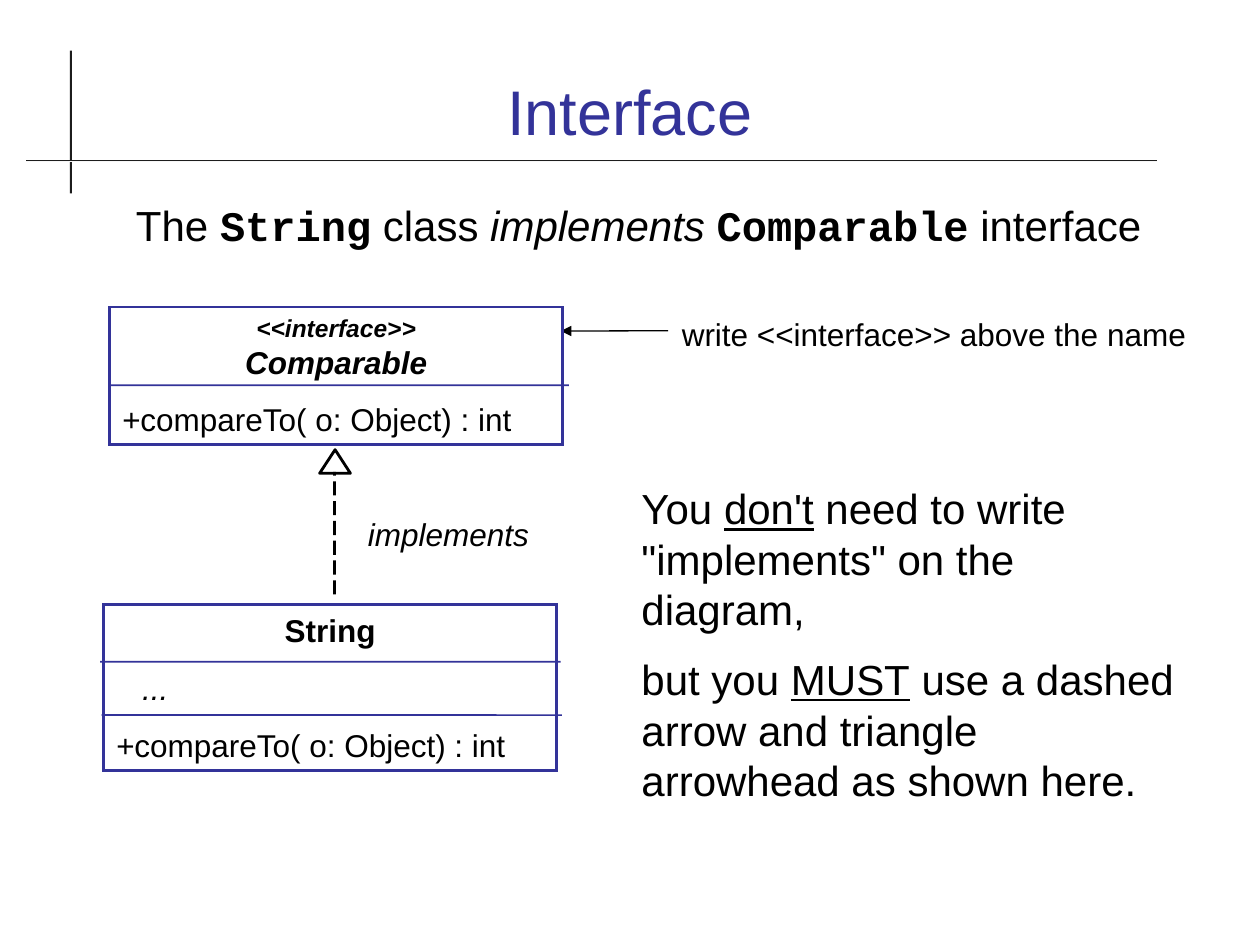
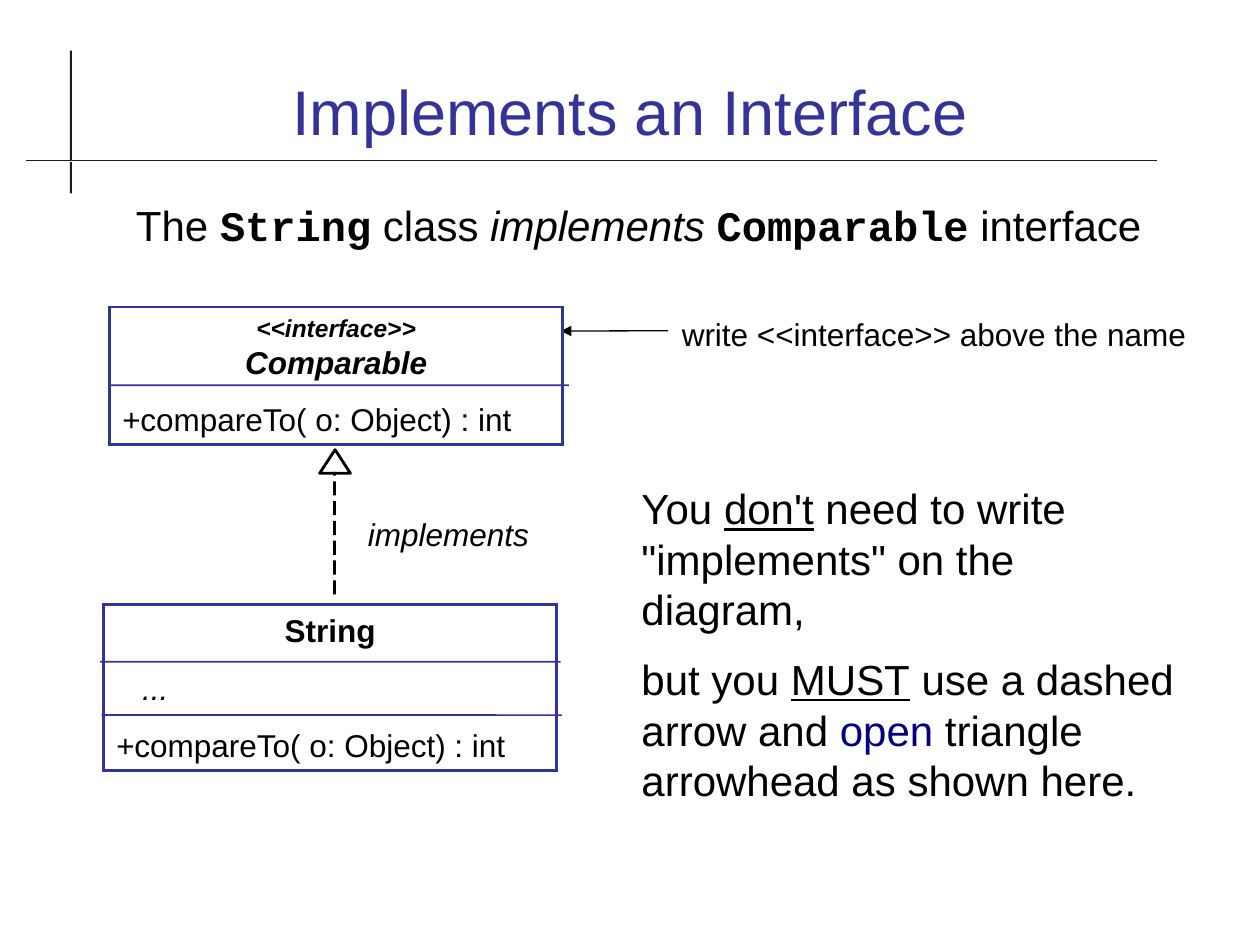
Before and after one commit to cpske/ISP, a slide deck: slide 35 of uml/UML-Class-Diagram.odp. Drawn at 1260x945 pixels with LibreOffice and Linux fonts; fonts in the diff are those of the drawing. Boxes give left, top, right and bottom in pixels: in the first picture for what was removed or moved away, otherwise in the second. Text is boxed around its words. In the diff, an @@ line names an element or a change of style, - is before the commit and + after.

```diff
--- a/uml/UML-Class-Diagram.odp
+++ b/uml/UML-Class-Diagram.odp
@@ title at (292,89,967,147): text changed @@
-Interface
+Implements an Interface
@@ text at (641,664,1174,797): text changed @@
-but you MUST use a dashed arrow and triangle arrowhead as shown here.
+but you MUST use a dashed arrow and open triangle arrowhead as shown here.
```
Also in this commit, not shown: 8 other slides changed, 1 other file.
